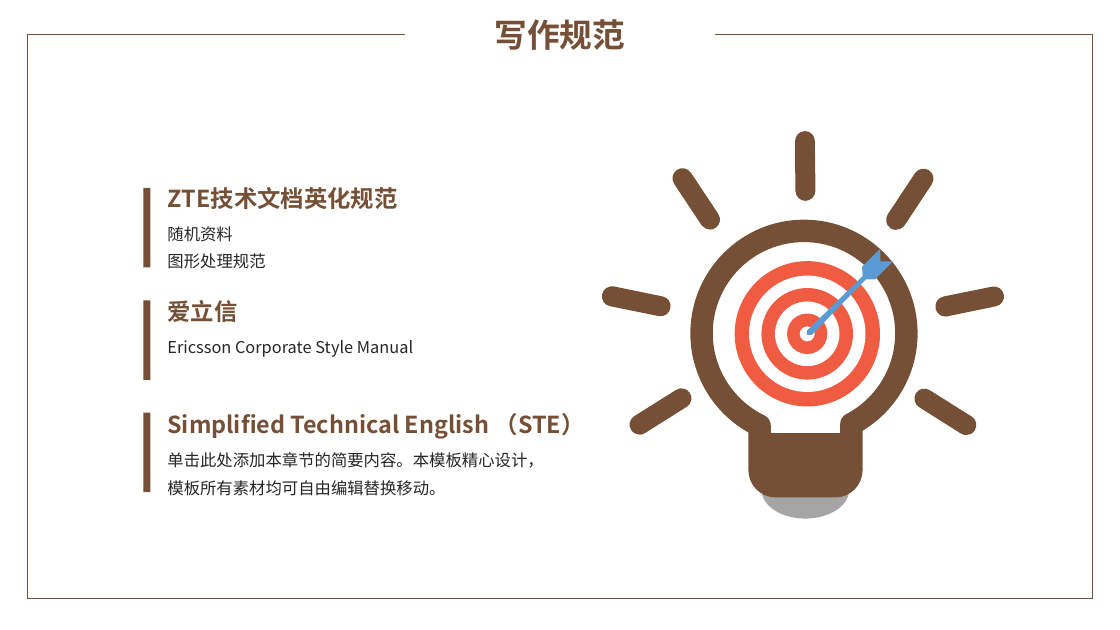
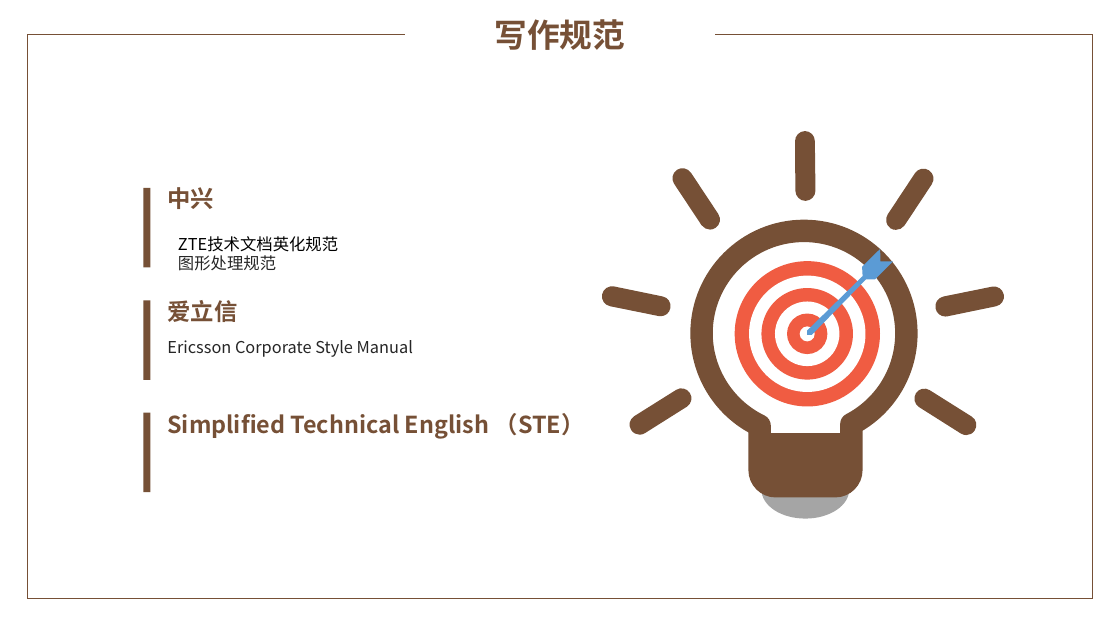
Before and after one commit to yaoyaodu/materials, a slide deck: slide 6 of docs/工具使用篇/绘图截图/PPT/1 素雅简约通用PPT模板.pptx. Drawn at 1120x630 pixels with LibreOffice and Linux fonts; fonts in the diff are those of the drawing; background and template pictures are left out. Boxes give left, top, right and bottom in pixels: in the first picture for what was removed or moved away, otherwise in the second. Text is boxed around its words. In the diff, an @@ line names an element or a change of style, - is before the commit and + after.

```diff
--- a/docs/工具使用篇/绘图截图/PPT/1 素雅简约通用PPT模板.pptx
+++ b/docs/工具使用篇/绘图截图/PPT/1 素雅简约通用PPT模板.pptx
@@ text at (x1=167, y1=187, x2=214, y2=209): text changed @@
-ZTE技术文档英化规范
+中兴
@@ text "ZTE技术文档英化规范" moved from (x1=167, y1=226, x2=265, y2=269) to (x1=178, y1=236, x2=338, y2=271) @@
@@ text at (x1=178, y1=236, x2=338, y2=252): text changed; text colour #262626 to #000000 @@
-随机资料
+ZTE技术文档英化规范
@@ text at (x1=178, y1=255, x2=276, y2=271): line spacing 1.4 to 1 @@
@@ text removed at (x1=167, y1=452, x2=543, y2=496) @@
-单击此处添加本章节的简要内容。本模板精心设计，模板所有素材均可自由编辑替换移动。
```
Also in this commit, not shown: 16 other slides changed, 7 slides added, 10 slides removed, 6 other files.
